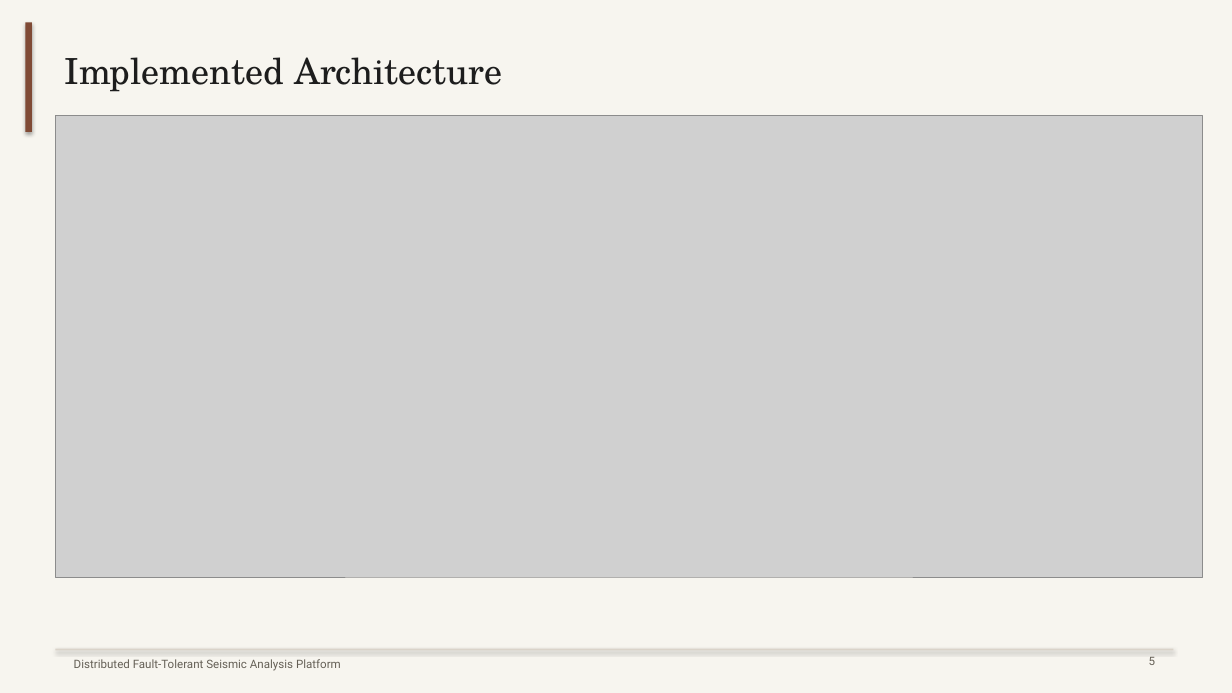
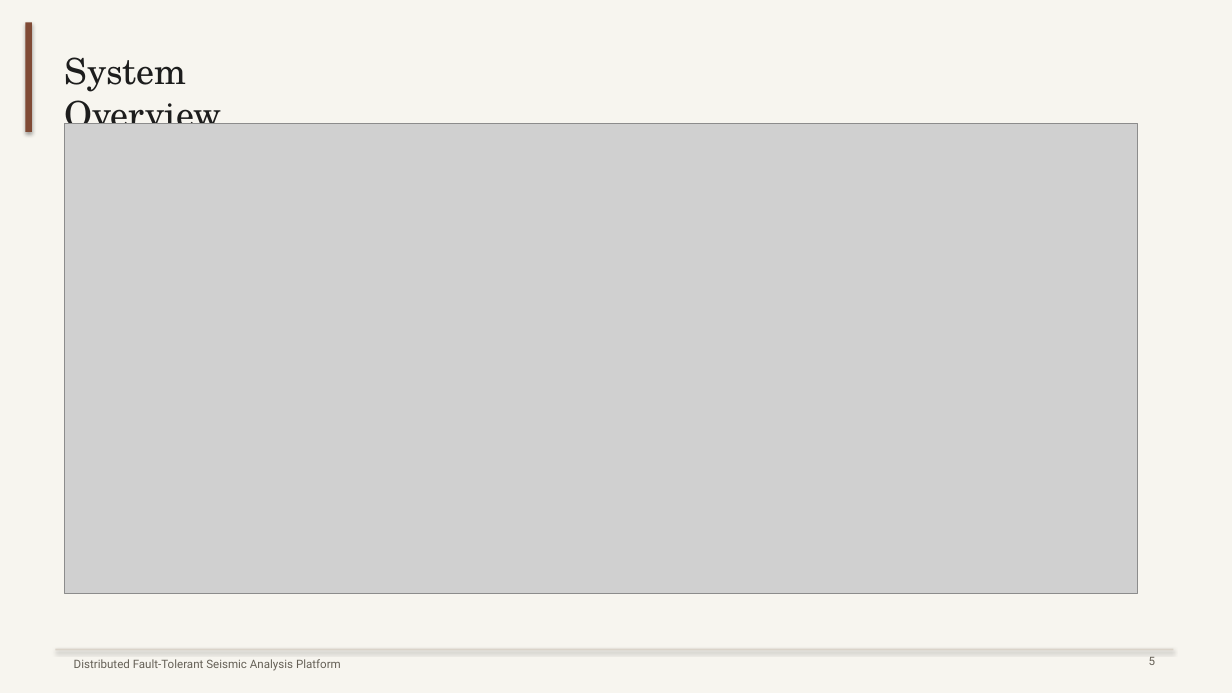
Before and after one commit to mattia9203/1998519_LTM, a slide deck: slide 4 of booklets/seismic_final_presentation.pptx (slide 5 before the commit). Drawn at 1232x693 pixels with LibreOffice and Linux fonts; fonts in the diff are those of the drawing; grey boxes stand for pictures. Boxes give left, top, right and bottom in pixels: in the first picture for what was removed or moved away, otherwise in the second. Text is boxed around its words. In the diff, an @@ line names an element or a change of style, - is before the commit and + after.

```diff
--- a/booklets/seismic_final_presentation.pptx
+++ b/booklets/seismic_final_presentation.pptx
@@ text at bbox=[65, 57, 222, 124]: text changed @@
-Implemented Architecture
+System Overview
@@ picture: place and size @@
-picture at bbox=[55, 116, 1203, 577]
+picture at bbox=[65, 123, 1138, 593]
```
Also in this commit, not shown: 6 other slides changed, 3 slides added, 4 slides removed, 1 other file.
